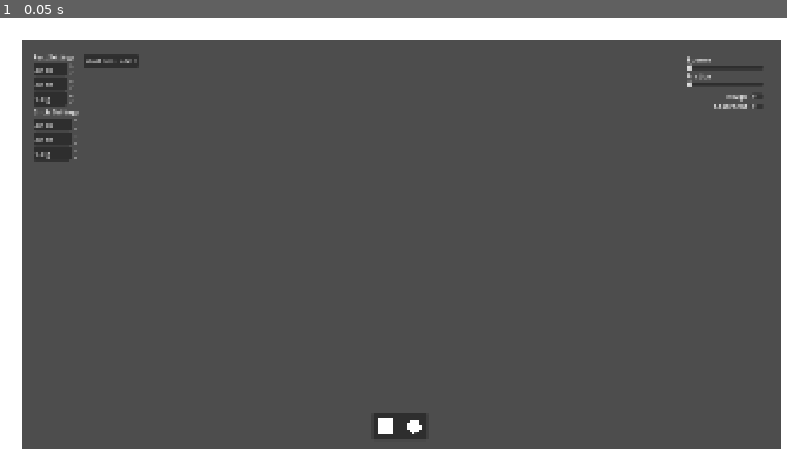
Above: before the commit, frame 1.
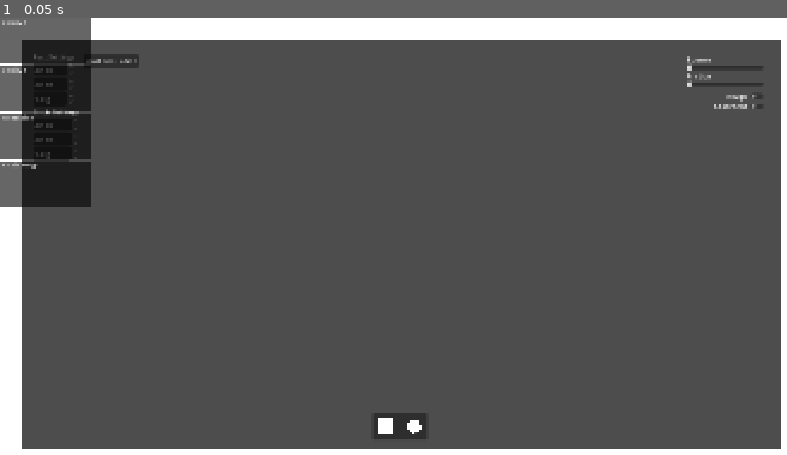
Above: after the commit, the same moment.

Repository: jp-webrealm/Physics-Sim
Game: Godot game, scene res://scenes/main.tscn
The game is run twice, just before and just after one commit, with the same random seed, the same clock (stepped at 60 frames per second) and the same inputs.
Inputs:
- Up to frame 1 (0.05 s): no input

The runs differ from the first frame. In frame 1, 4.8% of the frame differs, in the area x 0-12%, y 0-44%.

Commit message:
graphs (need to be polished later)

Diff:
--- /dev/null
+++ b/physics-sim/scenes/graph_panel.tscn
@@ -0,0 +1,8 @@
+[gd_scene format=3 uid="uid://77d88xqt38fw"]
+
+[ext_resource type="Script" uid="uid://3lsxms7dcq63" path="res://scripts/graph_panel.gd" id="1_b6arj"]
+
+[node name="GraphPanel" type="VBoxContainer" unique_id=700875075]
+offset_right = 40.0
+offset_bottom = 40.0
+script = ExtResource("1_b6arj")
--- a/physics-sim/scenes/main.tscn
+++ b/physics-sim/scenes/main.tscn
@@ -10,6 +10,7 @@
 [ext_resource type="PackedScene" uid="uid://doemrdca4b7xn" path="res://scenes/circle.tscn" id="6_tipki"]
 [ext_resource type="PackedScene" uid="uid://dmfpfuvi10t8w" path="res://scenes/materials.tscn" id="8_85g3d"]
 [ext_resource type="PackedScene" uid="uid://bqx2fg3iutshh" path="res://scenes/inspector_panel.tscn" id="9_choun"]
+[ext_resource type="PackedScene" uid="uid://77d88xqt38fw" path="res://scenes/graph_panel.tscn" id="10_eb6dy"]
 [ext_resource type="Script" uid="uid://1nbg8r2u70ju" path="res://scripts/slingshot.gd" id="11_ya4ey"]
 
 [sub_resource type="RectangleShape2D" id="RectangleShape2D_g4v7s"]
@@ -206,6 +207,8 @@
 offset_right = -1206.0
 offset_bottom = 140.0
 
+[node name="GraphPanel" parent="ui" unique_id=700875075 instance=ExtResource("10_eb6dy")]
+
 [node name="spawned shapes" type="Node2D" parent="." unique_id=1106244222]
 script = ExtResource("3_1bvp3")
 
@@ -214,3 +217,4 @@
 drop_area = NodePath("../ui/shape drop area")
 
 [connection signal="button_up" from="ui/start button" to="spawned shapes" method="_on_start_button_button_up"]
+[connection signal="shape_selected" from="ui/InspectorPanel" to="ui/GraphPanel" method="set_shape"]
--- /dev/null
+++ b/physics-sim/scripts/graph.gd
@@ -0,0 +1,75 @@
+## Scrolling line graph of any value (velocity, acceleration, energy...) over time.
+## Set `shape` and `value_getter`, then add it to the scene. Samples once per physics tick,
+## so it automatically freezes while the sim is paused.
+class_name GraphPlot
+extends Control
+
+@export var title: String = ""
+@export var line_color: Color = Color(0.42, 0.6, 1.0)
+## How many seconds of history the graph shows before it starts scrolling
+@export var window_seconds: float = 5.0
+## Smallest vertical span, so a flat line doesn't get stretched to fill the graph
+@export var min_range: float = 1.0
+
+## The shape being graphed
+var shape: Shape:
+	set(value):
+		shape = value
+		clear()
+
+## Takes the shape, returns a float. Example:
+## func(s: Shape) -> float: return s.linear_velocity.length()
+var value_getter: Callable
+
+var _samples := PackedFloat32Array()
+
+func _ready() -> void:
+	custom_minimum_size = Vector2(220, 110)
+	mouse_filter = Control.MOUSE_FILTER_IGNORE
+
+func clear() -> void:
+	_samples.clear()
+	queue_redraw()
+
+func _physics_process(_delta: float) -> void:
+	if not is_instance_valid(shape) or not value_getter.is_valid():
+		return
+	_samples.append(float(value_getter.call(shape)))
+	var max_samples := int(window_seconds * Engine.physics_ticks_per_second)
+	if _samples.size() > max_samples:
+		_samples = _samples.slice(_samples.size() - max_samples)
+	queue_redraw()
+
+func _draw() -> void:
+	var font := ThemeDB.fallback_font
+	draw_rect(Rect2(Vector2.ZERO, size), Color(0, 0, 0, 0.6))
+	draw_string(font, Vector2(6, 16), title, HORIZONTAL_ALIGNMENT_LEFT, -1, 12)
+	if _samples.size() < 2:
+		return
+
+	# vertical range always includes zero so the baseline is visible
+	var lo := 0.0
+	var hi := 0.0
+	for v in _samples:
+		lo = minf(lo, v)
+		hi = maxf(hi, v)
+	if hi - lo < min_range:
+		hi = lo + min_range
+
+	var plot := Rect2(Vector2(6, 24), size - Vector2(12, 32))
+	var max_samples := int(window_seconds * Engine.physics_ticks_per_second)
+
+	# zero line
+	var zero_y := plot.end.y - (0.0 - lo) / (hi - lo) * plot.size.y
+	draw_line(Vector2(plot.position.x, zero_y), Vector2(plot.end.x, zero_y), Color(1, 1, 1, 0.25), 1.0)
+
+	# the data
+	var points := PackedVector2Array()
+	for i in _samples.size():
+		var x := plot.position.x + plot.size.x * float(i) / float(max_samples - 1)
+		var y := plot.end.y - (_samples[i] - lo) / (hi - lo) * plot.size.y
+		points.append(Vector2(x, y))
+	draw_polyline(points, line_color, 2.0)
+
+	# current value readout
+	draw_string(font, Vector2(size.x - 70, 16), "%.1f" % _samples[-1], HORIZONTAL_ALIGNMENT_RIGHT, 64, 12)
--- /dev/null
+++ b/physics-sim/scripts/graph_panel.gd
@@ -0,0 +1,30 @@
+## Holds a stack of graphs and points them all at the same shape.
+## Call set_shape() (or connect the inspector's shape_selected signal to it).
+extends VBoxContainer
+class_name GraphPanel
+
+func _ready() -> void:
+	# don't block clicks on shapes behind the panel
+	mouse_filter = Control.MOUSE_FILTER_IGNORE
+
+	# colors match the velocity / acceleration arrows in shape.gd
+	_add_graph("Velocity X", Color(0.418, 0.602, 1.0),
+		func(s: Shape) -> float: return s.linear_velocity.x)
+	_add_graph("Velocity Y", Color(0.571, 0.271, 0.651, 1.0),
+		func(s: Shape) -> float: return s.linear_velocity.y)
+	_add_graph("Acceleration", Color(1.0, 0.339, 0.273),
+		func(s: Shape) -> float: return s.accel.length())
+	_add_graph("Kinetic energy", Color(0.4, 0.9, 0.5),
+		func(s: Shape) -> float: return 0.5 * s.mass * s.linear_velocity.length_squared())
+
+func _add_graph(title: String, color: Color, getter: Callable) -> void:
+	var graph := GraphPlot.new()
+	graph.title = title
+	graph.line_color = color
+	graph.value_getter = getter
+	add_child(graph)
+
+func set_shape(shape: Shape) -> void:
+	for child in get_children():
+		if child is GraphPlot:
+			child.shape = shape
--- a/physics-sim/scripts/inspector_panel.gd
+++ b/physics-sim/scripts/inspector_panel.gd
@@ -6,6 +6,8 @@
 @onready var y_spin: SpinBox = %YSpin
 @onready var vx_spin: SpinBox = %VxSpin
 @onready var vy_spin: SpinBox = %VySpin
+
+signal shape_selected(shape: Shape)
 
 func _ready() -> void:
 	x_spin.value_changed.connect(_on_value_changed)
@@ -30,6 +32,7 @@
 
 func _select(shape: Shape) -> void:
 	selected = shape
+	shape_selected.emit(shape)
 	# set_value_no_signal avoids triggering _on_value_changed while populating
 	x_spin.set_value_no_signal(shape.global_position.x)
 	y_spin.set_value_no_signal(shape.global_position.y)
Not shown, added: physics-sim/scripts/graph.gd.uid
Not shown, added: physics-sim/scripts/graph_panel.gd.uid
